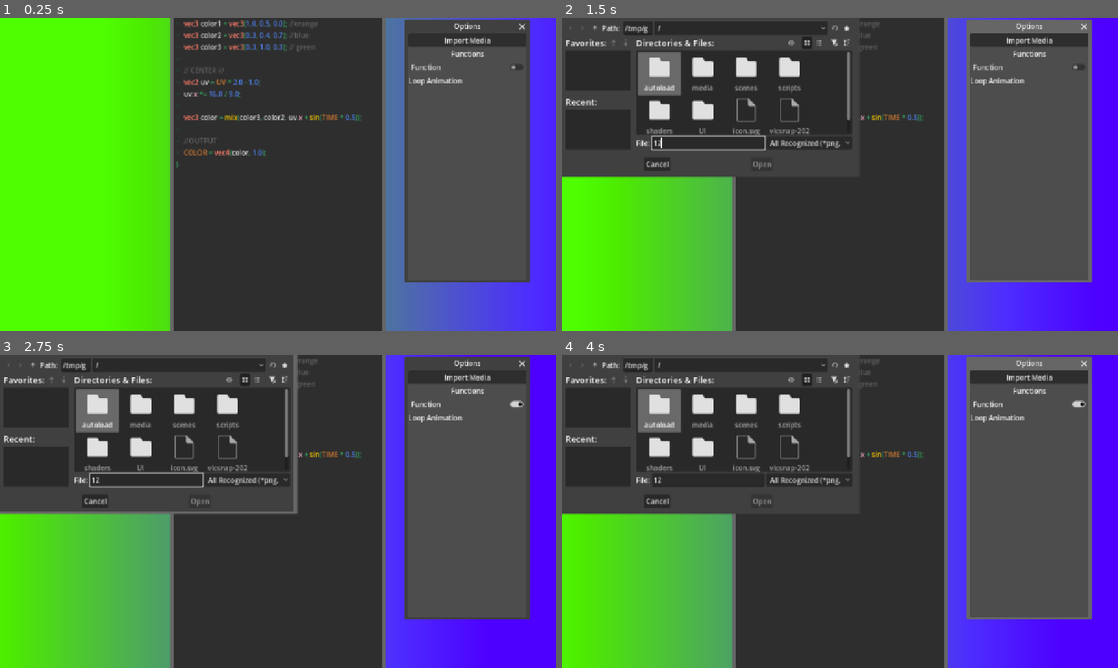
Above: before the commit, frames 1-4 (two rows, left to right).
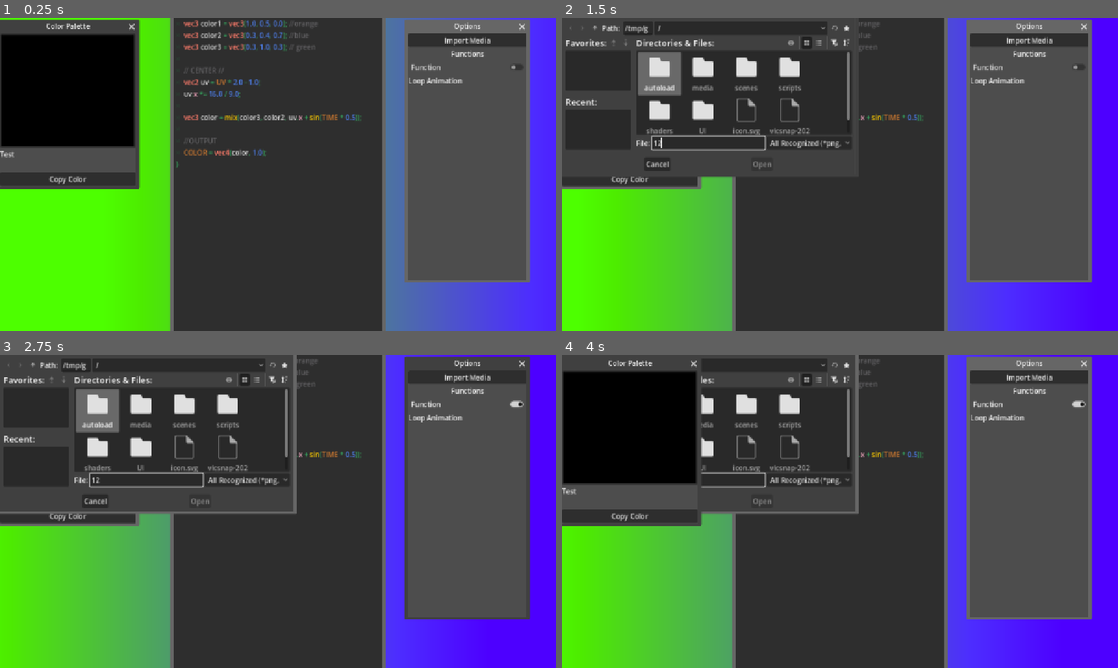
Above: after the commit, the same moments.

Repository: Juju-brz/GDVJ-2
Game: Godot game, scene res://scenes/main.tscn
The game is run twice, just before and just after one commit, with the same random seed, the same clock (stepped at 60 frames per second) and the same inputs. The engine's default icon, where the game draws it, is replaced by a stand-in: a white triangle on a blue panel in a dark square.
Inputs (mouse positions are in pixels of both pictures, inside the frame that each line leads up to):
- Up to frame 1 (0.25 s): no input
- Up to frame 2 (1.5 s): click "Import Media" at 0.5 s; click (706, 143) at 1.27 s; type "12" at 1.35 s
- Up to frame 3 (2.75 s): click "Function" at 2 s
- Up to frame 4 (4 s): click "Import Media" (after the commit: "Copy Color") at 2.75 s; click (584, 364) at 3.5 s

The runs differ from the first frame. In frame 1, 16% of the frame differs, in the area x 0-96%, y 0-85%; in frame 2, 1.1%; in frame 3, 1.2%; in frame 4, 11%.

Commit message:
add color palette

Diff:
--- a/scenes/main.tscn
+++ b/scenes/main.tscn
@@ -38,13 +38,12 @@
 grow_vertical = 2
 expand_mode = 1
 
-[node name="mediaImport" type="Node2D" parent="CanvasLayer" unique_id=827084082 node_paths=PackedStringArray("file_dialog", "canvas", "color_rect")]
+[node name="mediaImport" type="Node2D" parent="CanvasLayer" unique_id=827084082 node_paths=PackedStringArray("file_dialog", "color_rect")]
 script = ExtResource("4_o6xl0")
 file_dialog = NodePath("../../FileDialog")
-canvas = NodePath("..")
 color_rect = NodePath("../../SubViewport/ColorRect")
 
-[node name="Control" type="Control" parent="." unique_id=883644413]
+[node name="Propetie_Panel" type="Control" parent="." unique_id=883644413]
 layout_mode = 3
 anchors_preset = 15
 anchor_right = 1.0
@@ -52,35 +51,66 @@
 grow_horizontal = 2
 grow_vertical = 2
 
-[node name="Window" type="Window" parent="Control" unique_id=1172507678]
+[node name="Window" type="Window" parent="Propetie_Panel" unique_id=1172507678]
 oversampling_override = 1.0
 title = "Options"
 position = Vector2i(940, 36)
 size = Vector2i(272, 566)
 
-[node name="VBoxContainer" type="VBoxContainer" parent="Control/Window" unique_id=213695121]
+[node name="VBoxContainer" type="VBoxContainer" parent="Propetie_Panel/Window" unique_id=213695121]
 anchors_preset = 15
 anchor_right = 1.0
 anchor_bottom = 1.0
 grow_horizontal = 2
 grow_vertical = 2
 
-[node name="Button" type="Button" parent="Control/Window/VBoxContainer" unique_id=1112446033]
+[node name="Button" type="Button" parent="Propetie_Panel/Window/VBoxContainer" unique_id=1112446033]
 layout_mode = 2
 text = "Import Media"
 
-[node name="Label" type="Label" parent="Control/Window/VBoxContainer" unique_id=1938293329]
+[node name="Label" type="Label" parent="Propetie_Panel/Window/VBoxContainer" unique_id=1938293329]
 layout_mode = 2
 text = "Functions"
 horizontal_alignment = 1
 
-[node name="CheckButton" type="CheckButton" parent="Control/Window/VBoxContainer" unique_id=1039785589]
+[node name="CheckButton" type="CheckButton" parent="Propetie_Panel/Window/VBoxContainer" unique_id=1039785589]
 layout_mode = 2
 text = "Function"
 
-[node name="Label2" type="Label" parent="Control/Window/VBoxContainer" unique_id=113334318]
+[node name="Label2" type="Label" parent="Propetie_Panel/Window/VBoxContainer" unique_id=113334318]
 layout_mode = 2
 text = "Loop Animation"
+
+[node name="Color_Palette" type="Control" parent="Propetie_Panel" unique_id=726714338]
+anchors_preset = 0
+offset_right = 40.0
+offset_bottom = 40.0
+
+[node name="Window" type="Window" parent="Propetie_Panel/Color_Palette" unique_id=2129214435]
+oversampling_override = 1.0
+title = "Color Palette"
+position = Vector2i(0, 36)
+size = Vector2i(313, 351)
+
+[node name="VBoxContainer" type="VBoxContainer" parent="Propetie_Panel/Color_Palette/Window" unique_id=116535653]
+anchors_preset = 15
+anchor_right = 1.0
+anchor_bottom = 1.0
+grow_horizontal = 2
+grow_vertical = 2
+
+[node name="ColorPickerButton" type="ColorPickerButton" parent="Propetie_Panel/Color_Palette/Window/VBoxContainer" unique_id=1696268050]
+layout_mode = 2
+size_flags_vertical = 3
+
+[node name="Label" type="Label" parent="Propetie_Panel/Color_Palette/Window/VBoxContainer" unique_id=722723677]
+layout_mode = 2
+text = "Test
+"
+
+[node name="Button" type="Button" parent="Propetie_Panel/Color_Palette/Window/VBoxContainer" unique_id=1371850500]
+layout_mode = 2
+text = "Copy Color"
 
 [node name="FileDialog" type="FileDialog" parent="." unique_id=1966622314]
 title = "Open a File"
@@ -89,4 +119,4 @@
 filters = PackedStringArray("*png", "*.jpg", "*.jpeg", "*.svg")
 use_native_dialog = true
 
-[connection signal="pressed" from="Control/Window/VBoxContainer/Button" to="CanvasLayer/mediaImport" method="_on_button_pressed"]
+[connection signal="pressed" from="Propetie_Panel/Window/VBoxContainer/Button" to="CanvasLayer/mediaImport" method="_on_button_pressed"]
--- a/scripts/mainWindow.gd
+++ b/scripts/mainWindow.gd
@@ -1,7 +1,6 @@
 extends Node2D
 
 @export var sub_viewport: SubViewport
-#@export var result: Sprite2D
 @export var texRect: TextureRect
 @export var Code : ColorRect
 signal color(BGColor : Color)
--- a/scripts/media_import.gd
+++ b/scripts/media_import.gd
@@ -17,7 +17,7 @@
 const TARGET_SIZE := 200.0
 @export var file_dialog : FileDialog
 const MediaScene = preload("res://scenes/media.tscn")
-@export var canvas : CanvasLayer
+#@export var canvas : CanvasLayer
 @export var color_rect : ColorRect
 
 func _ready() -> void:
